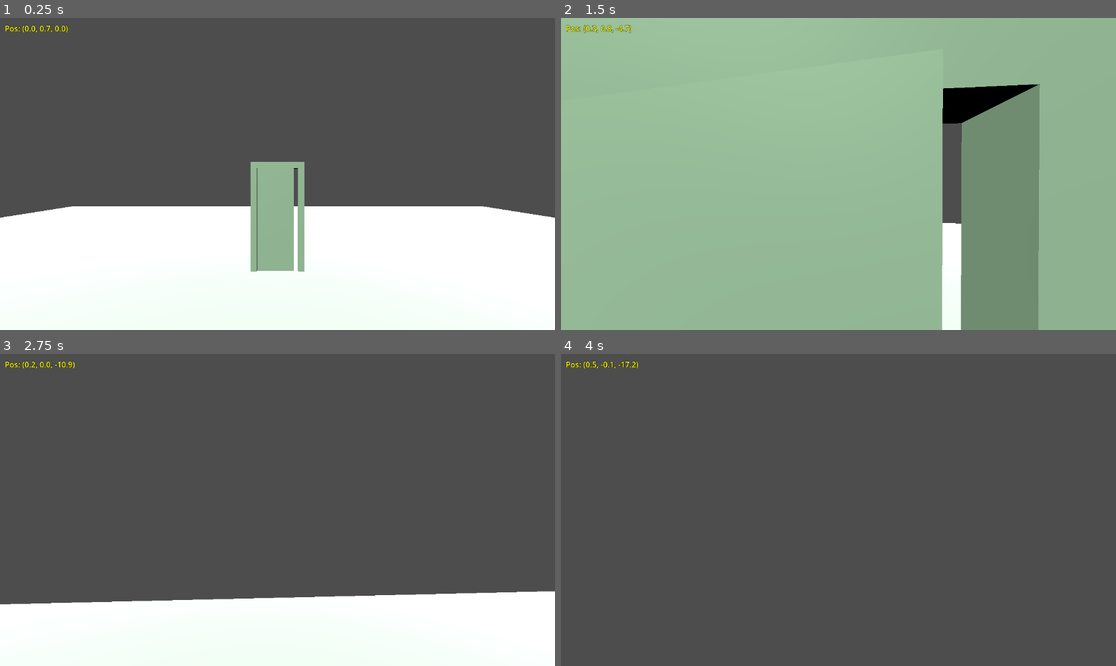
Above: before the commit, frames 1-4 (two rows, left to right).
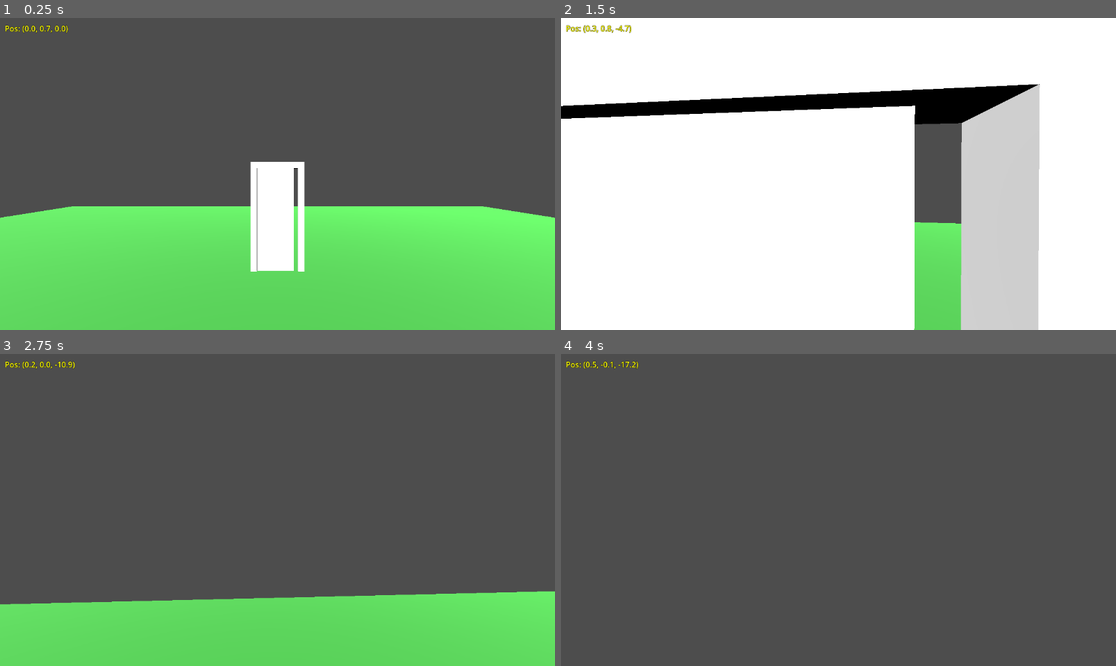
Above: after the commit, the same moments.

Repository: shuhei0916/the-door
Game: Godot game, scene res://scenes/main.tscn
Two runs of this game, one before a commit and one after it. Both use one fixed random seed, a clock stepped at 60 frames per second and the inputs below.
Inputs (mouse positions are in pixels of both pictures, inside the frame that each line leads up to):
- Up to frame 1 (0.25 s): no input
- Up to frame 2 (1.5 s): tap Enter at 0.5 s; move the mouse to (866, 174) at 0.52 s; hold W (move_forward) from 0.53 s (still down); tap E (interact) at 0.6, 1.35 s; click (866, 174) at 0.67 s; tap Space (jump) at 0.77 s; move the mouse to (810, 174) at 1.27 s
- Up to frame 3 (2.75 s): keep holding W (move_forward); tap Space (jump) at 1.52 s; move the mouse to (288, 503) at 2.02 s; hold Shift from 2.03 s (still down); tap E (interact) at 2.3 s
- Up to frame 4 (4 s): keep holding W (move_forward); move the mouse to (832, 516) at 2.77 s; release Shift at 2.78 s; tap Alt at 2.85 s; click (832, 516) at 2.92 s; tap Space (jump) at 3.02, 3.5, 3.77 s; tap E (interact) at 3.05, 3.8 s; move the mouse to (877, 513) at 3.52 s; tap Ctrl at 3.6 s

The runs differ from the first frame. In frame 1, 41% of the frame differs, in the area x 0-100%, y 46-100%; in frame 2, 98%, in the area x 0-100%, y 0-100%; in frame 3, 22%; in frame 4, nothing differs.

Commit message:
linked_door を除去・E単押しでDoorWheel表示に統一
- door.gd: @export linked_door を削除、_link_portal() を引数渡しに変更
- player.gd: HOLD_THRESHOLD・ホールドタイマー削除、E単押し → DoorWheel 表示
- test_door.gd: linked_door テストをポータルリンクテストに置き換え

Co-Authored-By: Claude Sonnet 4.6 <noreply@anthropic.com>

Diff:
--- a/scenes/main.tscn
+++ b/scenes/main.tscn
@@ -8,62 +8,110 @@
 [sub_resource type="BoxMesh" id="BoxMesh_floor"]
 size = Vector3(30, 0.2, 30)
 
-[sub_resource type="StandardMaterial3D" id="Mat_SpaceA"]
-albedo_color = Color(0.9, 0.9, 0.9, 1)
+[sub_resource type="StandardMaterial3D" id="Mat_Sankan"]
+albedo_color = Color(0.1, 0.4, 0.1, 1)
 
 [sub_resource type="BoxShape3D" id="BoxShape3D_floor"]
 size = Vector3(30, 0.2, 30)
 
-[sub_resource type="StandardMaterial3D" id="Mat_SpaceB"]
-albedo_color = Color(0.05, 0.2, 0.1, 1)
+[sub_resource type="StandardMaterial3D" id="Mat_Kingsbury"]
+albedo_color = Color(0.5, 0.05, 0.05, 1)
+
+[sub_resource type="StandardMaterial3D" id="Mat_Minato"]
+albedo_color = Color(0.05, 0.1, 0.45, 1)
+
+[sub_resource type="StandardMaterial3D" id="Mat_Senchi"]
+albedo_color = Color(0.05, 0.05, 0.05, 1)
 
 [node name="Main" type="Node3D" unique_id=1181217209]
 script = ExtResource("1")
 
-[node name="SpaceA" type="Node3D" parent="." unique_id=250526404]
+[node name="山間" type="Node3D" parent="." unique_id=1739406529]
 
-[node name="Floor" type="StaticBody3D" parent="SpaceA" unique_id=1381789497]
+[node name="Floor" type="StaticBody3D" parent="山間" unique_id=517870081]
 transform = Transform3D(1, 0, 0, 0, 1, 0, 0, 0, 1, 0, -0.1, 0)
 
-[node name="MeshInstance3D" type="MeshInstance3D" parent="SpaceA/Floor" unique_id=165204084]
+[node name="MeshInstance3D" type="MeshInstance3D" parent="山間/Floor" unique_id=40679869]
 mesh = SubResource("BoxMesh_floor")
-surface_material_override/0 = SubResource("Mat_SpaceA")
+surface_material_override/0 = SubResource("Mat_Sankan")
 
-[node name="CollisionShape3D" type="CollisionShape3D" parent="SpaceA/Floor" unique_id=897142717]
+[node name="CollisionShape3D" type="CollisionShape3D" parent="山間/Floor" unique_id=1051390313]
 shape = SubResource("BoxShape3D_floor")
 
-[node name="Light" type="DirectionalLight3D" parent="SpaceA" unique_id=1264634287]
+[node name="Light" type="DirectionalLight3D" parent="山間" unique_id=1522443318]
 transform = Transform3D(0.8660254, 0.35355338, -0.35355338, 0, 0.70710677, 0.70710677, 0.5, -0.6123724, 0.6123724, 0, 0, 0)
 light_energy = 1.5
 
-[node name="DoorA" parent="SpaceA" unique_id=1657156552 node_paths=PackedStringArray("linked_door") instance=ExtResource("3")]
+[node name="Door" parent="山間" unique_id=355607043 instance=ExtResource("3")]
 transform = Transform3D(1, 0, 0, 0, 1, 0, 0, 0, 1, 0, 0, -5)
-door_id = "door_a"
-display_name = "SpaceA の扉"
-linked_door = NodePath("../../SpaceB/DoorB")
+door_id = "door_sankan"
+display_name = "山間の扉"
 
-[node name="SpaceB" type="Node3D" parent="." unique_id=734766739]
-transform = Transform3D(1, 0, 0, 0, 1, 0, 0, 0, 1, 200, 0, 0)
+[node name="キングスベリー" type="Node3D" parent="." unique_id=719801343]
+transform = Transform3D(1, 0, 0, 0, 1, 0, 0, 0, 1, 100, 0, 0)
 
-[node name="Floor" type="StaticBody3D" parent="SpaceB" unique_id=1673598863]
+[node name="Floor" type="StaticBody3D" parent="キングスベリー" unique_id=886588438]
 transform = Transform3D(1, 0, 0, 0, 1, 0, 0, 0, 1, 0, -0.1, 0)
 
-[node name="MeshInstance3D" type="MeshInstance3D" parent="SpaceB/Floor" unique_id=735043687]
+[node name="MeshInstance3D" type="MeshInstance3D" parent="キングスベリー/Floor" unique_id=833555361]
 mesh = SubResource("BoxMesh_floor")
-surface_material_override/0 = SubResource("Mat_SpaceB")
+surface_material_override/0 = SubResource("Mat_Kingsbury")
 
-[node name="CollisionShape3D" type="CollisionShape3D" parent="SpaceB/Floor" unique_id=512347585]
+[node name="CollisionShape3D" type="CollisionShape3D" parent="キングスベリー/Floor" unique_id=1703739982]
 shape = SubResource("BoxShape3D_floor")
 
-[node name="Light" type="DirectionalLight3D" parent="SpaceB" unique_id=824698911]
+[node name="Light" type="DirectionalLight3D" parent="キングスベリー" unique_id=332508422]
 transform = Transform3D(0.8660254, 0.35355338, -0.35355338, 0, 0.70710677, 0.70710677, 0.5, -0.6123724, 0.6123724, 0, 0, 0)
-light_color = Color(0.2, 1, 0.3, 1)
+light_energy = 1.5
 
-[node name="DoorB" parent="SpaceB" unique_id=1203948309 node_paths=PackedStringArray("linked_door") instance=ExtResource("3")]
+[node name="Door" parent="キングスベリー" unique_id=1354054463 instance=ExtResource("3")]
 transform = Transform3D(1, 0, 0, 0, 1, 0, 0, 0, 1, 0, 0, -5)
-door_id = "door_b"
-display_name = "SpaceB の扉"
-linked_door = NodePath("../../SpaceA/DoorA")
+door_id = "door_kingsbury"
+display_name = "キングスベリーの扉"
+
+[node name="港町" type="Node3D" parent="." unique_id=1145883238]
+transform = Transform3D(1, 0, 0, 0, 1, 0, 0, 0, 1, 0, 0, 100)
+
+[node name="Floor" type="StaticBody3D" parent="港町" unique_id=866674383]
+transform = Transform3D(1, 0, 0, 0, 1, 0, 0, 0, 1, 0, -0.1, 0)
+
+[node name="MeshInstance3D" type="MeshInstance3D" parent="港町/Floor" unique_id=759343829]
+mesh = SubResource("BoxMesh_floor")
+surface_material_override/0 = SubResource("Mat_Minato")
+
+[node name="CollisionShape3D" type="CollisionShape3D" parent="港町/Floor" unique_id=1676964940]
+shape = SubResource("BoxShape3D_floor")
+
+[node name="Light" type="DirectionalLight3D" parent="港町" unique_id=1399198538]
+transform = Transform3D(0.8660254, 0.35355338, -0.35355338, 0, 0.70710677, 0.70710677, 0.5, -0.6123724, 0.6123724, 0, 0, 0)
+light_energy = 1.5
+
+[node name="Door" parent="港町" unique_id=869799243 instance=ExtResource("3")]
+transform = Transform3D(1, 0, 0, 0, 1, 0, 0, 0, 1, 0, 0, -5)
+door_id = "door_minato"
+display_name = "港町の扉"
+
+[node name="戦地" type="Node3D" parent="." unique_id=109028726]
+transform = Transform3D(1, 0, 0, 0, 1, 0, 0, 0, 1, 100, 0, 100)
+
+[node name="Floor" type="StaticBody3D" parent="戦地" unique_id=1349201323]
+transform = Transform3D(1, 0, 0, 0, 1, 0, 0, 0, 1, 0, -0.1, 0)
+
+[node name="MeshInstance3D" type="MeshInstance3D" parent="戦地/Floor" unique_id=807310599]
+mesh = SubResource("BoxMesh_floor")
+surface_material_override/0 = SubResource("Mat_Senchi")
+
+[node name="CollisionShape3D" type="CollisionShape3D" parent="戦地/Floor" unique_id=1338974091]
+shape = SubResource("BoxShape3D_floor")
+
+[node name="Light" type="DirectionalLight3D" parent="戦地" unique_id=464414905]
+transform = Transform3D(0.8660254, 0.35355338, -0.35355338, 0, 0.70710677, 0.70710677, 0.5, -0.6123724, 0.6123724, 0, 0, 0)
+light_energy = 1.5
+
+[node name="Door" parent="戦地" unique_id=106973949 instance=ExtResource("3")]
+transform = Transform3D(1, 0, 0, 0, 1, 0, 0, 0, 1, 0, 0, -5)
+door_id = "door_senchi"
+display_name = "戦地の扉"
 
 [node name="Player" parent="." unique_id=962535656 instance=ExtResource("2")]
 transform = Transform3D(1, 0, 0, 0, 1, 0, 0, 0, 1, 0, 1, 0)
--- a/scripts/door.gd
+++ b/scripts/door.gd
@@ -5,7 +5,6 @@
 
 @export var door_id: String = ""
 @export var display_name: String = ""
-@export var linked_door: Door = null
 
 var state: State = State.CLOSED
 
@@ -15,8 +14,6 @@
 func _ready() -> void:
 	add_to_group("doors")
 	_update_portal_state()
-	if linked_door:
-		call_deferred("_link_portal")
 	call_deferred("_update_portal_state")
 	call_deferred("_connect_portal_teleport")
 
@@ -26,10 +23,9 @@
 func open(destination: Door = null) -> void:
 	if state != State.CLOSED:
 		return
+	state = State.OPENING
 	if destination:
-		linked_door = destination
-	state = State.OPENING
-	_link_portal()
+		_link_portal(destination)
 	_update_portal_state()
 	_start_open_animation()
 
@@ -64,7 +60,6 @@
 
 func _on_close_done() -> void:
 	state = State.CLOSED
-	linked_door = null
 	_update_portal_state()
 	closed.emit()
 
@@ -78,11 +73,9 @@
 	if teleport:
 		teleport.monitoring = is_open
 
-func _link_portal() -> void:
-	if not linked_door:
-		return
+func _link_portal(destination: Door) -> void:
 	var my_portal: Portal = get_node_or_null("PortalSurface")
-	var exit_portal_node: Portal = linked_door.get_node_or_null("PortalSurface")
+	var exit_portal_node: Portal = destination.get_node_or_null("PortalSurface")
 	if my_portal and exit_portal_node:
 		my_portal.exit_portal = exit_portal_node
 
--- a/scripts/player.gd
+++ b/scripts/player.gd
@@ -7,13 +7,10 @@
 const JUMP_VELOCITY: float = 4.5
 const MOUSE_SENSITIVITY: float = 0.002
 const INTERACT_RANGE: float = 2.5
-const HOLD_THRESHOLD: float = 0.5
 
 @onready var _camera: Camera3D = $Camera3D
 
 var is_interacting_with_wheel: bool = false
-var _hold_timer: float = 0.0
-var _is_holding: bool = false
 
 func _ready() -> void:
 	if DisplayServer.get_name() != "headless":
@@ -41,32 +38,14 @@
 func _process(delta: float) -> void:
 	_update_interaction(delta)
 
-func _update_interaction(delta: float) -> void:
+func _update_interaction(_delta: float) -> void:
 	if is_interacting_with_wheel:
-		if Input.is_action_just_released("interact"):
-			_is_holding = false
-			_hold_timer = 0.0
 		return
 
-	var nearby: Door = Door.get_nearest(get_tree(), global_position, INTERACT_RANGE)
-
-	if Input.is_action_just_pressed("interact") and nearby:
-		_hold_timer = 0.0
-		_is_holding = true
-
-	if _is_holding:
-		_hold_timer += delta
-		if _hold_timer >= HOLD_THRESHOLD:
-			_is_holding = false
-			var current_nearby: Door = Door.get_nearest(get_tree(), global_position, INTERACT_RANGE)
-			if current_nearby:
-				interact_hold_started.emit(current_nearby)
-
-	if Input.is_action_just_released("interact"):
-		if _is_holding and _hold_timer < HOLD_THRESHOLD and nearby:
-			nearby.open()
-		_is_holding = false
-		_hold_timer = 0.0
+	if Input.is_action_just_pressed("interact"):
+		var nearby: Door = Door.get_nearest(get_tree(), global_position, INTERACT_RANGE)
+		if nearby:
+			interact_hold_started.emit(nearby)
 
 func _input(event: InputEvent) -> void:
 	if event is InputEventMouseMotion and Input.get_mouse_mode() == Input.MOUSE_MODE_CAPTURED:
--- a/tests/test_door.gd
+++ b/tests/test_door.gd
@@ -37,10 +37,15 @@
 	assert_eq(dests.size(), 1)
 	assert_true(dests.has(door_b))
 
-func test_door_has_linked_door_property() -> void:
-	var door: Door = DoorScene.instantiate()
-	add_child_autofree(door)
-	assert_true("linked_door" in door)
+func test_open_with_destination_links_portal() -> void:
+	var door_a: Door = DoorScene.instantiate()
+	var door_b: Door = DoorScene.instantiate()
+	add_child_autofree(door_a)
+	add_child_autofree(door_b)
+	door_a.open(door_b)
+	var portal_a: Portal = door_a.get_node_or_null("PortalSurface") as Portal
+	var portal_b: Portal = door_b.get_node_or_null("PortalSurface") as Portal
+	assert_eq(portal_a.exit_portal, portal_b)
 
 func test_portal_surface_exists() -> void:
 	var door: Door = DoorScene.instantiate()
@@ -74,10 +79,9 @@
 	door.open()
 	assert_eq(door.state, Door.State.OPEN)
 
-func test_open_sets_linked_door() -> void:
-	var door_a: Door = DoorScene.instantiate()
-	var door_b: Door = DoorScene.instantiate()
-	add_child_autofree(door_a)
-	add_child_autofree(door_b)
-	door_a.open(door_b)
-	assert_eq(door_a.linked_door, door_b)
+func test_open_without_destination_does_not_link_portal() -> void:
+	var door: Door = DoorScene.instantiate()
+	add_child_autofree(door)
+	door.open()
+	var portal: Portal = door.get_node_or_null("PortalSurface") as Portal
+	assert_null(portal.exit_portal)
